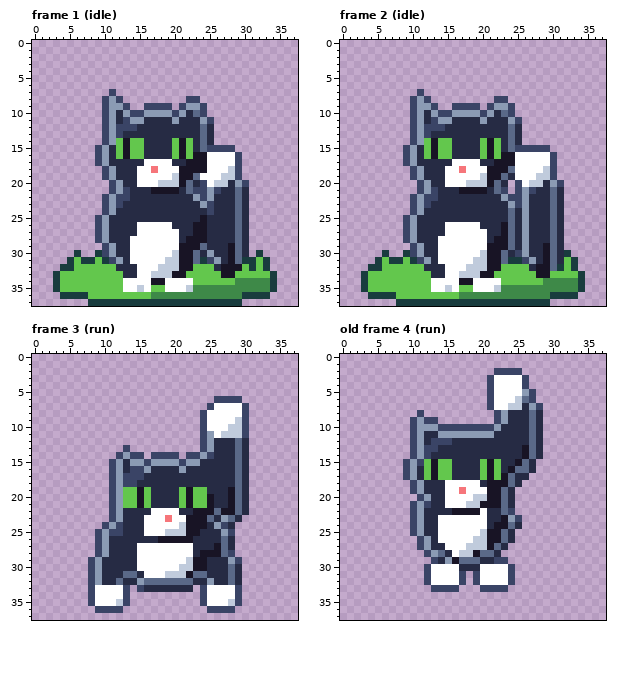
File history of a pixel-art file, art/skins-animals/chase-cat.aseprite. The picture above was drawn from the file before the commit.
40x40 pixels, 4 frames. Shown: frame 1 (idle), frame 2 (idle), frame 3 (run), old frame 4 (run). The old version is drawn lined up with the new one, on the new canvas. The commit also changed other frames, which this record leaves out.
After:
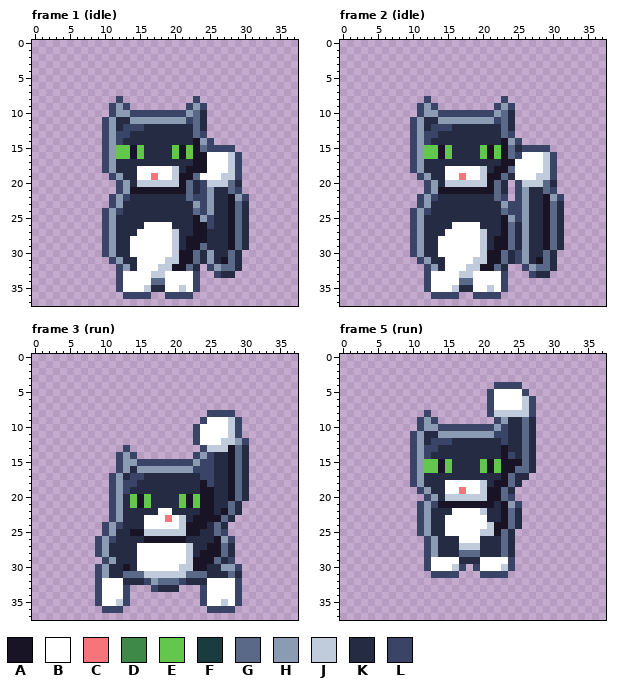
Palette (. is transparent): A #181425  B #ffffff  C #f6757a  D #3e8948  E #63c74d  F #193c3e  G #5a6988  H #8b9bb4  J #c0cbdc  K #262b44  L #3a4466
A new or re-ordered frame is compared with the old frame closest to it.
Changes in this commit:
canvas 40x40 -> 38x38, the old top-left corner now at -1,0 (the part of the old canvas that was cut away was empty and is not shown)
frames 4 -> 6
Frame 1 (idle):
y 7: x 11 L -> .
y 8: x 10..11 LH -> ..; x 22 L -> .
y 9: x 10..11 LH -> .L; x 16..19 LLLL -> ....; x 21..22 LH -> .L
y 10: x 10..12 LHK -> .LH; x 16..19 HHHH -> LLLL; x 21..22 HK -> LH; x 24 L -> K
y 11: x 13 L -> K; x 16..19 KKKK -> HHHH; x 21..25 KKKHL -> HLGK.
y 12: x 12 L -> K; x 15 K -> L; x 23..25 KGK -> GK.
y 13: x 13 K -> L; x 23..25 KGK -> GL.
y 14: x 12..15 EAEE -> LKKK; x 20..25 EAEKGK -> KKKAHL
y 15: x 9..11 LHK -> .LH; x 13..14 AE -> EA; x 23 K -> A
y 16: x 9..11 LHK -> .LH; x 13..14 AE -> EA; x 28 B -> J
y 17: x 9..11 LHK -> .LH; x 16..19 BBBB -> KKKK; x 22 A -> K; x 28 B -> J
y 18: x 17 C -> B; x 20..21 BA -> JK
y 19: x 10..12 LHK -> .LH; x 17 B -> C
y 20: x 11..13 LHK -> .LH; x 15..17 BBB -> JJJ; x 25 B -> J; x 28..30 KHL -> GK.
y 21: x 11..16 LHLKKK -> .LHAAA; x 21 K -> A; x 23 L -> K; x 26 L -> K; x 28..30 KGK -> GL.
y 22: x 10..12 LHL -> .LH; x 22..23 KH -> GL; x 28..30 KGK -> AHL
y 23: x 10..12 LHL -> .LH; x 23..25 KHL -> HLH; x 28 K -> A
y 24: x 12 K -> L; x 23..25 KKL -> GLH; x 28 K -> A
y 25: x 9..11 LHK -> .LH; x 23..25 KAK -> AHL; x 28 K -> A
y 26: x 9..11 LHK -> .LH; x 15 B -> K; x 25 K -> L; x 28 K -> A
y 27..28: x 9..11 LHK -> .LH; x 20 B -> J; x 28 K -> A
y 29: x 20..21 BA -> JK
y 30: x 6 F -> .; x 9 F -> .; x 28..30 AGK -> GK.; x 32 F -> .
y 31: x 5..10 FEFFEF -> ......; x 14 B -> K; x 24..33 FLHKAGFFEF -> KHKAGK....
y 32: x 4..13 FFEEEEEEKK -> ........LH; x 20 J -> A; x 22..33 AEEEKAAAEFEF -> GK.LHGGK....
y 33: x 3..14 FEEEEEEEEEKK -> .........LBB; x 19..34 JAAEEEEEAAEEEEEF -> BBBBL..LKK......
y 34: x 3..12 FEEEEEEEEE -> .........L; x 17..18 AA -> GG; x 23..34 EEEEEEDDDDDF -> L...........
y 35: x 3..12 FEEEEEEEEE -> .........L; x 15..18 JBEE -> BJKK; x 21..34 BJDDDDDDDDDDDF -> JBL...........
y 36: x 4..33 FFFFEEEEEEEEEDDDDDDDDDDDDDFFFF -> .........LLLL..LLLL...........
y 37: x 8..29 FFFFFFFFFFFFFFFFFFFFFF -> ......................
Frame 2 (idle):
y 7: x 11 L -> .
y 8: x 10..11 LH -> ..; x 22 L -> .
y 9: x 10..11 LH -> .L; x 16..19 LLLL -> ....; x 21..22 LH -> .L
y 10: x 10..12 LHK -> .LH; x 16..19 HHHH -> LLLL; x 21..22 HK -> LH; x 24 L -> K
y 11: x 13 L -> K; x 16..19 KKKK -> HHHH; x 21..25 KKKHL -> HLGK.
y 12: x 12 L -> K; x 15 K -> L; x 23..25 KGK -> GK.
y 13: x 13 K -> L; x 23..25 KGK -> GL.
y 14: x 12..15 EAEE -> LKKK; x 20..25 EAEKGK -> KKKAHL
y 15: x 9..11 LHK -> .LH; x 13..14 AE -> EA; x 23 K -> A; x 25 L -> K
y 16: x 9..11 LHK -> .LH; x 13..14 AE -> EA; x 24..25 AB -> GL; x 29 B -> J
y 17: x 9..11 LHK -> .LH; x 16..19 BBBB -> KKKK; x 22 A -> K; x 29 B -> J
y 18: x 17 C -> B; x 20..21 BA -> JK
y 19: x 10..12 LHK -> .LH; x 17 B -> C
y 20: x 11..13 LHK -> .LH; x 15..17 BBB -> JJJ; x 26 B -> J; x 29..31 KHL -> GK.
y 21: x 11..16 LHLKKK -> .LHAAA; x 21 K -> A; x 23 L -> K; x 27 L -> K; x 29..31 KGK -> GL.
y 22: x 10..12 LHL -> .LH; x 22..24 KHL -> GL.; x 29..31 KGK -> AHL
y 23: x 10..12 LHL -> .LH; x 23..24 KH -> HL; x 29 K -> A
y 24: x 12 K -> L; x 23..25 KGK -> GLL; x 29 K -> A
y 25: x 9..11 LHK -> .LH; x 23..25 KGK -> AHL; x 29 K -> A
y 26: x 9..11 LHK -> .LH; x 15 B -> K; x 29 K -> A
y 27..28: x 9..11 LHK -> .LH; x 20 B -> J; x 29 K -> A
y 29: x 20..21 BA -> JK
y 30: x 6 F -> .; x 9 F -> .; x 29..32 AGKF -> GK..
y 31: x 5..10 FEFFEF -> ......; x 14 B -> K; x 24..33 FFLHKAGKEF -> KLHKAGK...
y 32: x 4..13 FFEEEEEEKK -> ........LH; x 20 J -> A; x 22..33 AEEEEKAAGFEF -> GK..LHGGK...
y 33: x 3..14 FEEEEEEEEEKK -> .........LBB; x 19..34 JAAEEEEEEAAEEEEF -> BBBBL...LKK.....
y 34: x 3..12 FEEEEEEEEE -> .........L; x 17..18 AA -> GG; x 23..34 EEEEEEDDDDDF -> L...........
y 35: x 3..12 FEEEEEEEEE -> .........L; x 15..18 JBEE -> BJKK; x 21..34 BJDDDDDDDDDDDF -> JBL...........
y 36: x 4..33 FFFFEEEEEEEEEDDDDDDDDDDDDDFFFF -> .........LLLL..LLLL...........
y 37: x 8..29 FFFFFFFFFFFFFFFFFFFFFF -> ......................
Frame 3 (run):
y 6: x 26..29 LLLL -> ....
y 7: x 25..30 LBBBBL -> ......
y 8: x 24..30 LBBBBBL -> .LLLL..
y 9: x 28..30 BJL -> JL.
y 10: x 23..24 .L -> LB; x 29..30 JL -> L.
y 11: x 23..25 .LH -> LBB; x 27 J -> B; x 29..30 JL -> L.
y 12: x 23..30 .LHKKKGK -> LBBBJJHL
y 13: x 25..28 HKKK -> JJJA
y 14: x 15 L -> .; x 17..20 LLLL -> ....; x 22 L -> .; x 28 K -> A
y 15: x 11..13 LHK -> .LH; x 15 H -> L; x 17..20 HHHH -> LLLL; x 22 H -> L; x 24..25 KK -> LL; x 28 K -> A
y 16: x 11..15 LHKLL -> .LHKH; x 17..20 KKKK -> HHHH; x 22..25 KKKK -> HLLL; x 28 K -> A
y 17: x 13 L -> K; x 24..25 KK -> LL; x 28 K -> A
y 18: x 24..25 KK -> AL; x 28 K -> A
y 19: x 13..16 EEAE -> LKKK; x 21..25 EAEEK -> KKKAA
y 20: x 13 E -> K; x 24 E -> A
y 21: x 13 E -> K; x 24 E -> A; x 28..30 AGK -> GK.
y 22: x 17 B -> K; x 20 B -> K; x 23 A -> K; x 26 G -> K; x 28..30 AGK -> GK.
y 23: x 21..22 BA -> JK; x 25..29 GKHGK -> AAGK.
y 24: x 26..28 HLK -> GK.
y 25: x 9..12 LHLL -> .LHK; x 14..18 KKBBB -> AAJJJ; x 26..28 KHL -> GL.
y 26: x 11 K -> L; x 16..17 KK -> AA; x 22 A -> K; x 26..28 KGK -> AHL
y 27: x 22 B -> J; x 25 K -> A
y 28: x 22 B -> J; x 28 L -> K
y 29: x 8..11 LHKK -> ..LH; x 25..26 KK -> AG; x 28..29 HL -> L.
y 30: x 8..10 LHK -> .LH; x 13 K -> A; x 27..29 KGK -> HHL
y 31: x 8..10 LHK -> .LH; x 15..18 KBBB -> GJJJ; x 22 A -> G
y 32: x 8..12 LHKKG -> .LBBB; x 15..17 HGG -> KLH; x 21..22 GG -> LK; x 25..29 HKKGK -> BBBBL
y 33: x 8..9 LB -> .L; x 15..17 LKK -> ..L; x 21..22 KK -> ..
y 34: x 8..9 LB -> .L
y 35: x 8..9 LB -> .L; x 27..28 BJ -> JB
y 36: x 9 L -> .
Frame 5 (run) is new; against old frame 4 (run):
y 2: x 22..25 LLLL -> ....
y 3: x 21..26 LBBBBL -> ......
y 4: x 21..26 LBBBBL -> .LLLL.
y 5: x 26..27 HL -> L.
y 6: x 25..26 JG -> BJ
y 7: x 24..28 JJKHL -> BBJL.
y 8: x 11..12 L. -> .L; x 21..28 .LHKKKGK -> LJJJJJL.
y 9: x 10..12 LHL -> .LH; x 26..28 KGK -> GK.
y 10: x 10..11 LH -> .L; x 23 K -> L; x 26..28 KGK -> GK.
y 11: x 22..23 KK -> LL; x 26..28 KGK -> GK.
y 12: x 23 K -> L; x 26..28 KGK -> GK.
y 13: x 23 K -> A; x 26..28 AGK -> GK.
y 14: x 23..24 KK -> AL; x 26..28 AGK -> GK.
y 15: x 9..11 LHL -> .LH; x 13..14 AE -> EA; x 23..24 KK -> AA
y 16: x 9..11 LHK -> .LH; x 13..14 AE -> EA; x 23 K -> A
y 17: x 9..15 LHKEAEE -> .LHKKKK; x 20..22 EAE -> KKK
y 18: x 20..21 KA -> JK
y 19: x 10..12 LHK -> .LH; x 20 B -> J
y 20: x 11..13 LHK -> .LH; x 15..18 BBBB -> JJJJ; x 24 K -> L
y 21: x 10..19 LHLKKBBBJJ -> .LHLAAAAAA; x 22..25 AGK. -> KAHL
y 22: x 10..12 LHK -> .LH; x 16..20 AAAAB -> BBBBJ; x 23..25 GL. -> AGK
y 23: x 10..12 LHK -> .LH; x 14 B -> K; x 24..25 HL -> GK
y 24: x 10..12 LHK -> .LH; x 14 B -> K; x 21 K -> J
y 25: x 10..12 LHK -> .LH; x 14 B -> K; x 21 A -> J
y 26: x 11..16 LHKBBB -> .LHKKK; x 19..22 JJAA -> BKKK
y 27: x 11..13 LHK -> .LH; x 15..17 BBB -> KKJ; x 20..24 JAGK. -> KKKGK
y 28: x 14 G -> K; x 16..21 BJJAGG -> KGGGKK; x 23..24 .. -> GK
y 29: x 12..24 .LKHAGGGKKLL. -> LBBBBKKKBBBBL
y 30: x 16..19 BKKK -> JL.L; x 23 B -> J
y 31: x 12..17 LBBBBL -> .LLLL.; x 19..24 LBBBBL -> .LLLL.
y 32: x 12..17 LBBBBL -> ......; x 19..24 LBBBBL -> ......
y 33: x 13..16 LLLL -> ....; x 20..23 LLLL -> ....
